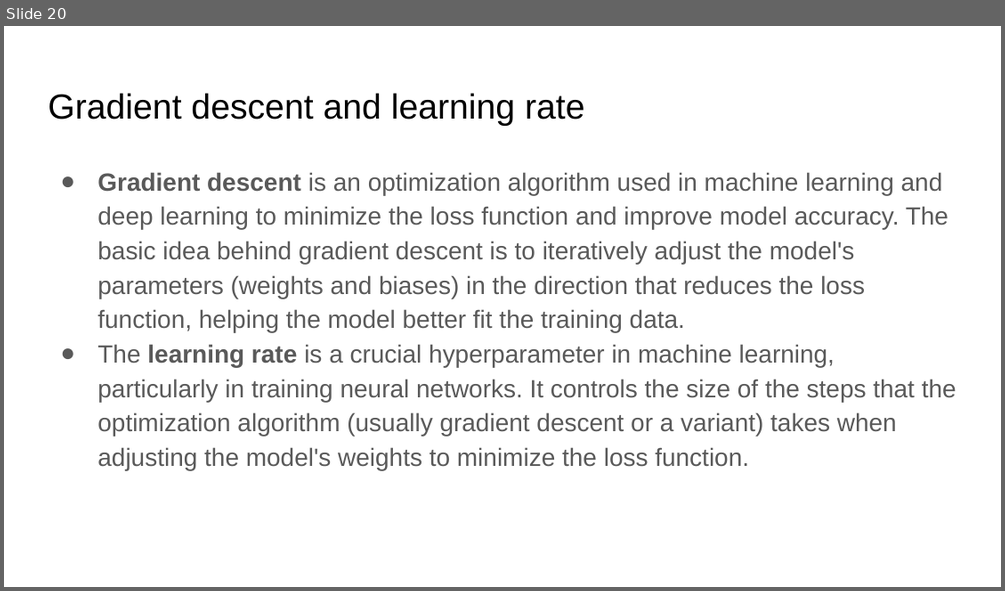
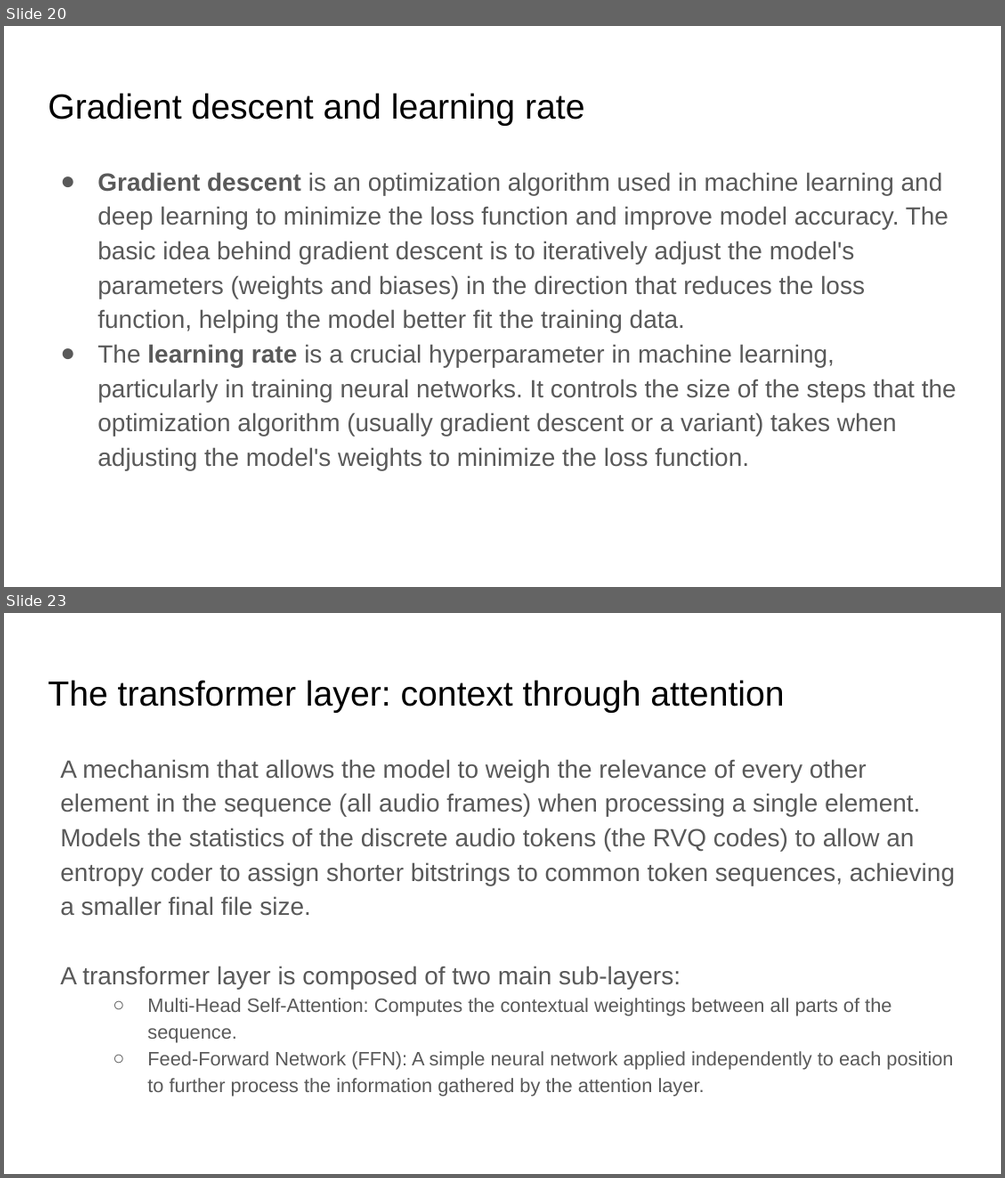
Before and after one commit to xserra/audio-coding-materials, a slide deck: lectures/6. Neural audio compression.pptx. Shown one above the other, each under a label of ours: slide 20 before the commit, slides 20 and 23 after it; the slides between them are not shown. The pictures are 1005x591 and 1005x1178 pixels, drawn with LibreOffice and Linux fonts; fonts in the diff are those of the drawing. Boxes give left, top, right and bottom in pixels: in the first picture for what was removed or moved away, otherwise in the second. Text is boxed around its words. In the diff, an @@ line names an element or a change of style, - is before the commit and + after.

```diff
--- a/lectures/6. Neural audio compression.pptx
+++ b/lectures/6. Neural audio compression.pptx
@@ slide 23 added at (4, 613, 1001, 1174), background #FFFFFF @@
@@ title added at (48, 680, 784, 713), 25.2 pt, text #000000 @@
+The transformer layer: context through attention
@@ text added at (60, 759, 955, 1096), 18 pt, text #595959 @@
+A mechanism that allows the model to weigh the relevance of every other element in the sequence (all audio frames) when processing a single element. Models the statistics of the discrete audio tokens (the RVQ codes) to allow an entropy coder to assign shorter bitstrings to common token sequences, achieving a smaller final file size.
+A transformer layer is composed of two main sub-layers:
+  ○ Multi-Head Self-Attention: Computes the contextual weightings between all parts of the sequence.
+  ○ Feed-Forward Network (FFN): A simple neural network applied independently to each position to further process the information gathered by the attention layer.
```
Also in this commit, not shown: 4 slides changed, 2 other slides added.
